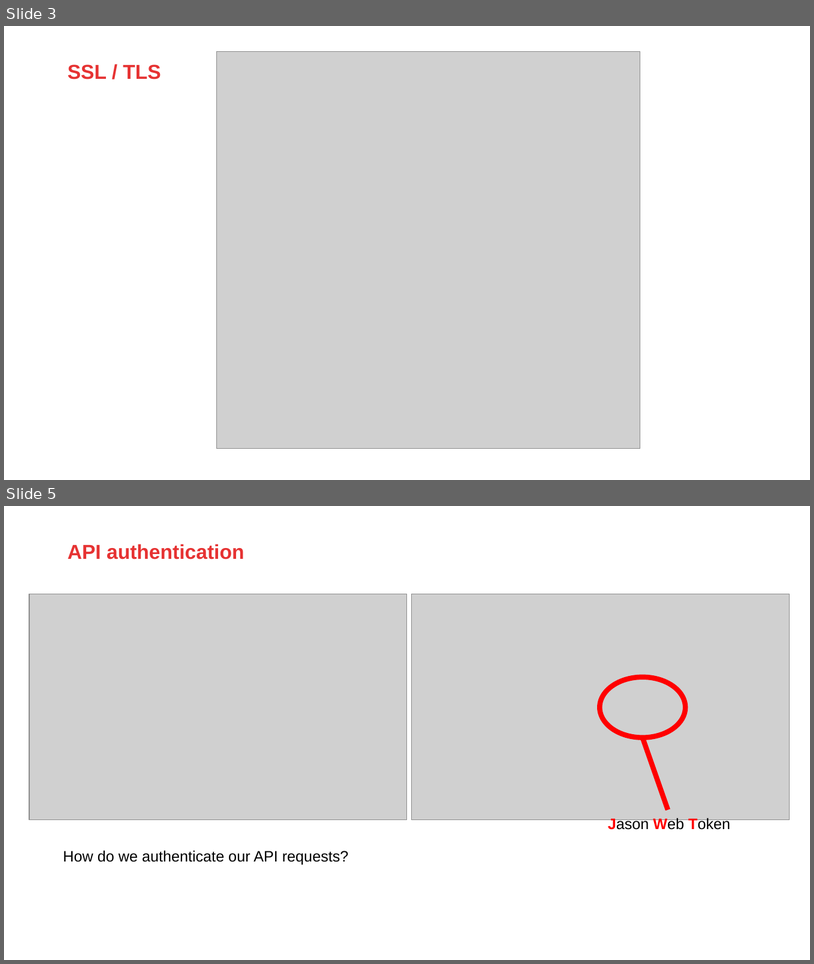
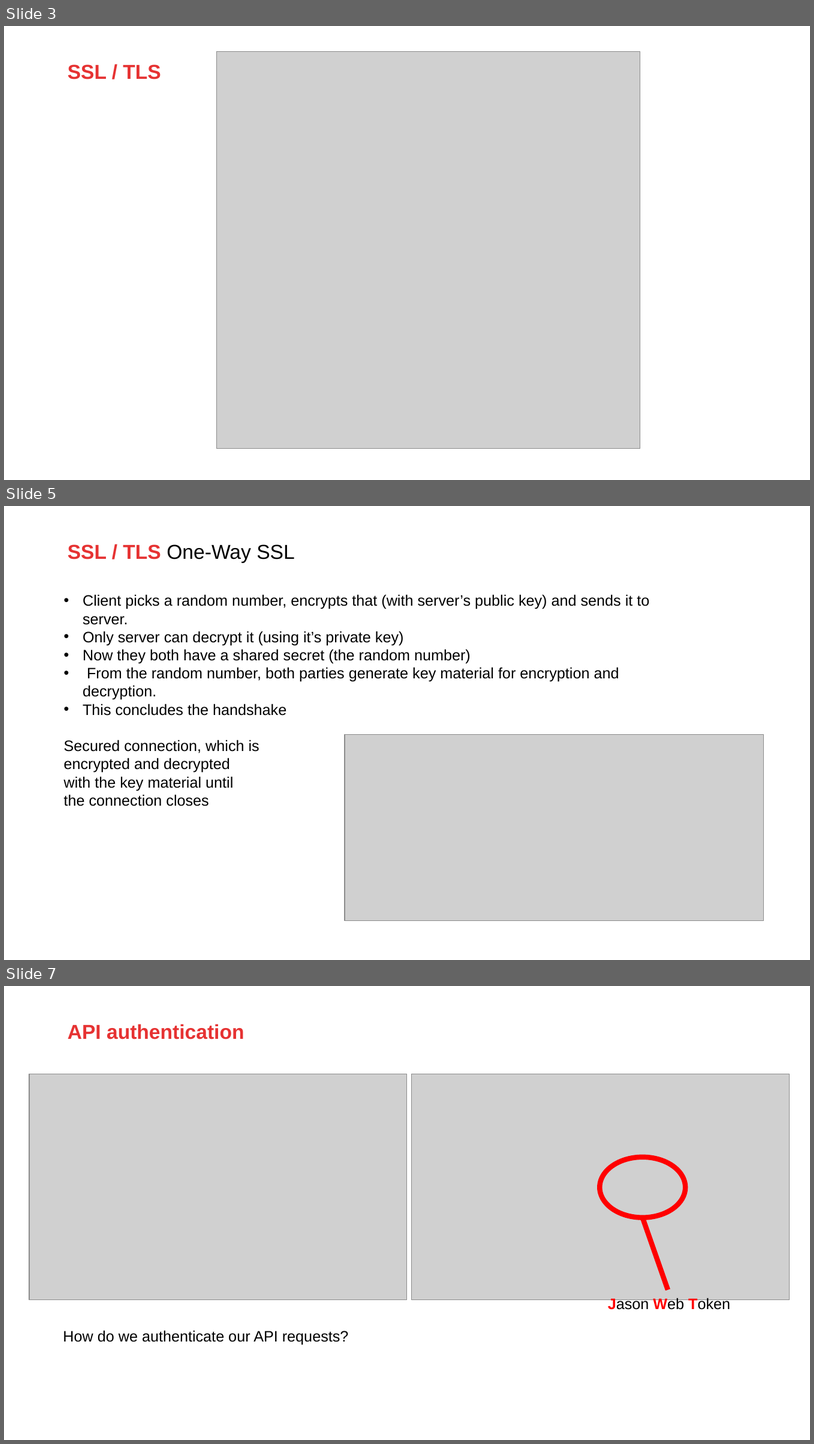
Before and after one commit to AMIS-Services/sig-web-security, a slide deck: slides/web-security-slides.pptx. Shown one above the other, each under a label of ours: slides 3 and 5 before the commit, slides 3, 5 and 7 after it; the slides between them are not shown. The pictures are 814x964 and 814x1444 pixels, drawn with LibreOffice and Linux fonts; fonts in the diff are those of the drawing; grey boxes stand for pictures; background and template pictures are left out. Boxes give left, top, right and bottom in pixels: in the first picture for what was removed or moved away, otherwise in the second. Text is boxed around its words. In the diff, an @@ line names an element or a change of style, - is before the commit and + after.

```diff
--- a/slides/web-security-slides.pptx
+++ b/slides/web-security-slides.pptx
@@ slide 5 added at bbox=[4, 506, 810, 960], background #FFFFFF; not listed: 1 template element that a slide beside it also shows @@
@@ text added at bbox=[68, 544, 294, 563], 24 pt, text #000000 @@
+SSL / TLS One-Way SSL
@@ text added at bbox=[64, 594, 650, 806], 18 pt, text #000000 @@
+• Client picks a random number, encrypts that (with server’s public key) and sends it to server.
+• Only server can decrypt it (using it’s private key)
+• Now they both have a shared secret (the random number)
+• From the random number, both parties generate key material for encryption and decryption.
+• This concludes the handshake
+Secured connection, which is
+encrypted and decrypted
+with the key material until
+the connection closes
@@ picture added at bbox=[345, 734, 764, 921] @@
@@ what was slide 5 is now slide 7 @@
```
Also in this commit, not shown: 3 slides changed, 1 other slide added.
